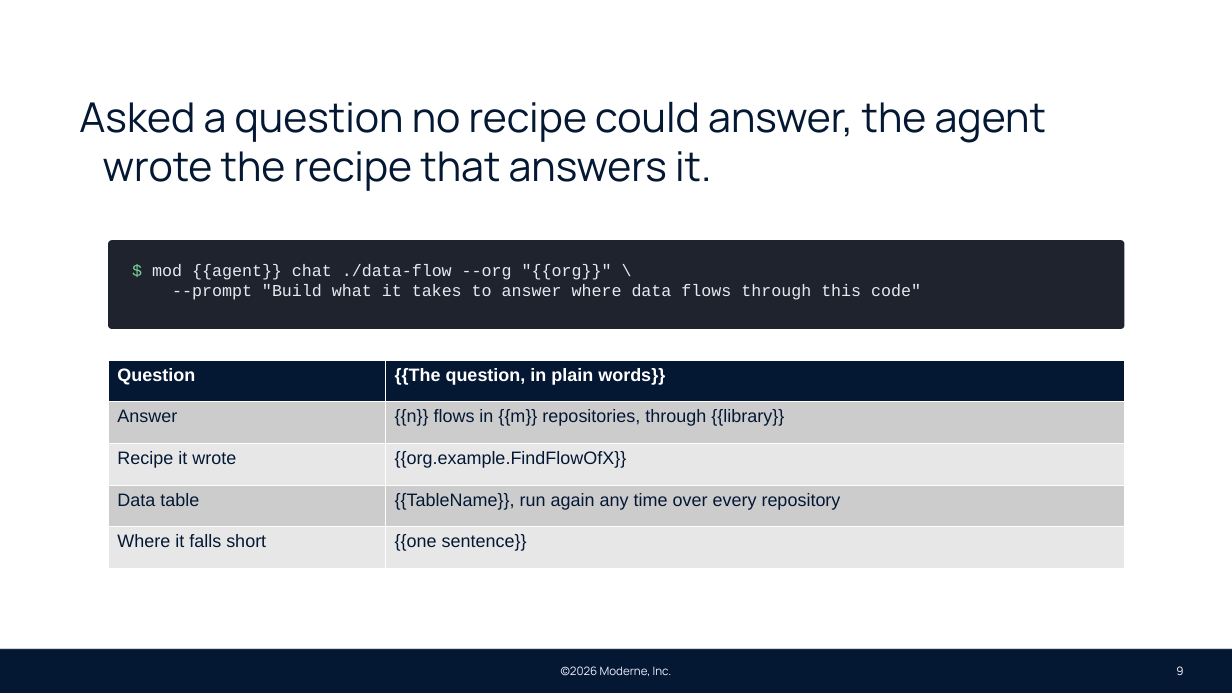
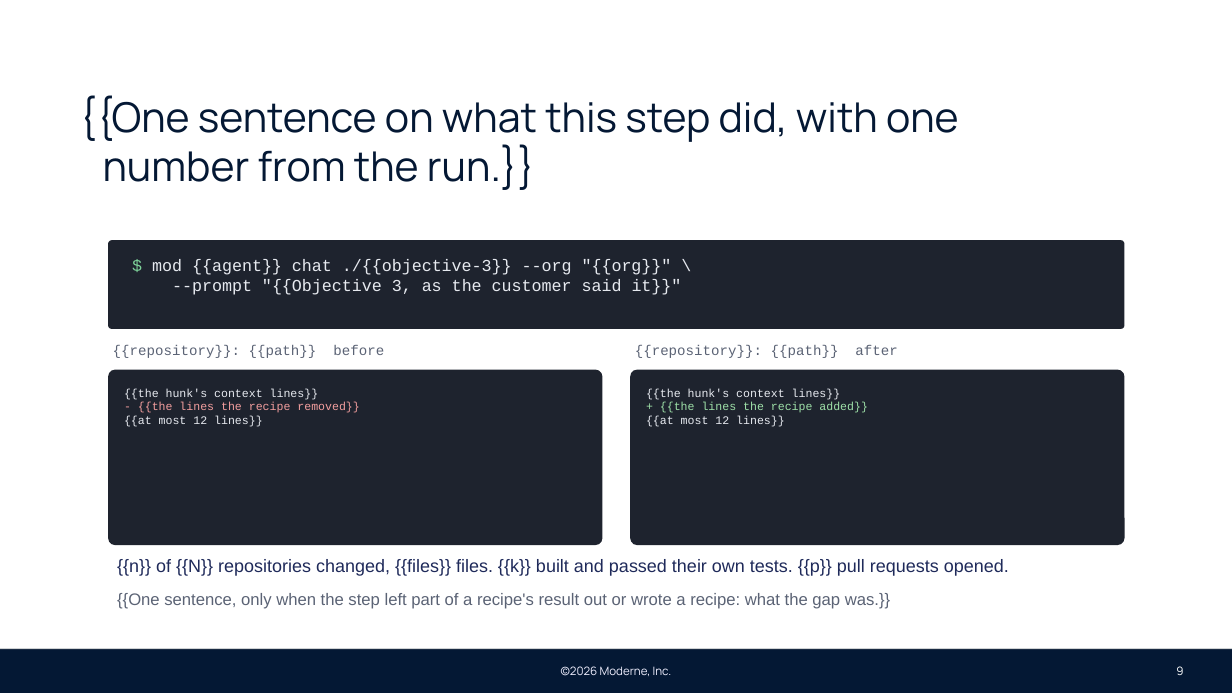
Before and after one commit to moderneinc/moderne-docs, a slide deck: slide 9 of static/decks/moderne-pov.pptx. Drawn at 1232x693 pixels with LibreOffice and Linux fonts; fonts in the diff are those of the drawing; background and template pictures are left out. Boxes give left, top, right and bottom in pixels: in the first picture for what was removed or moved away, otherwise in the second. Text is boxed around its words. In the diff, an @@ line names an element or a change of style, - is before the commit and + after.

```diff
--- a/static/decks/moderne-pov.pptx
+++ b/static/decks/moderne-pov.pptx
@@ text at [79,95,959,190]: text changed @@
-Asked a question no recipe could answer, the agent wrote the recipe that answers it.
+{{One sentence on what this step did, with one number from the run.}}
@@ text in rounded rectangle at [152,259,682,295]: text changed @@
-$ mod {{agent}} chat ./data-flow --org "{{org}}" \
---prompt "Build what it takes to answer where data flows through this code"
+$ mod {{agent}} chat ./{{objective-3}} --org "{{org}}" \
+--prompt "{{Objective 3, as the customer said it}}"
@@ text added at [113,345,384,358], 11 pt, text #5B6375 @@
+{{repository}}: {{path}} before
@@ text added at [635,345,897,358], 11 pt, text #5B6375 @@
+{{repository}}: {{path}} after
@@ table removed at [108,360,1125,568], 5 rows, 2 columns @@
-Question | {{The question, in plain words}}
-Answer | {{n}} flows in {{m}} repositories, through {{library}}
-Recipe it wrote | {{org.example.FindFlowOfX}}
-Data table | {{TableName}}, run again any time over every repository
-Where it falls short | {{one sentence}}
@@ rounded rectangle added at [108,370,603,545], fill #1E232E, 9 pt, text #E6E9EF @@
+{{the hunk's context lines}}
+- {{the lines the recipe removed}}
+{{at most 12 lines}}
@@ rounded rectangle added at [630,370,1125,545], fill #1E232E, 9 pt, text #E6E9EF @@
+{{the hunk's context lines}}
++ {{the lines the recipe added}}
+{{at most 12 lines}}
@@ text added at [117,559,1009,576], 14 pt, text #1F2A5A @@
+{{n}} of {{N}} repositories changed, {{files}} files. {{k}} built and passed their own tests. {{p}} pull requests opened.
@@ text added at [117,593,890,609], 13 pt, text #5B6375 @@
+{{One sentence, only when the step left part of a recipe's result out or wrote a recipe: what the gap was.}}
```
Also in this commit, not shown: 5 other slides changed, 2 slides added, 2 slides removed, 2 other files.
